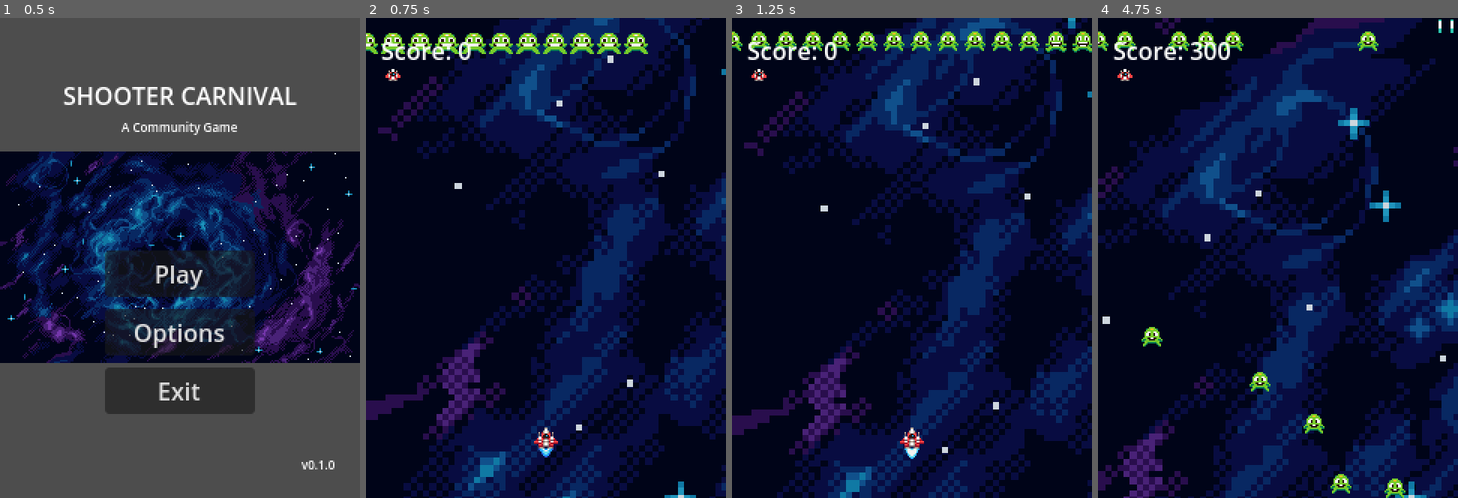
Above: before the commit, frames 1-4 (left to right).
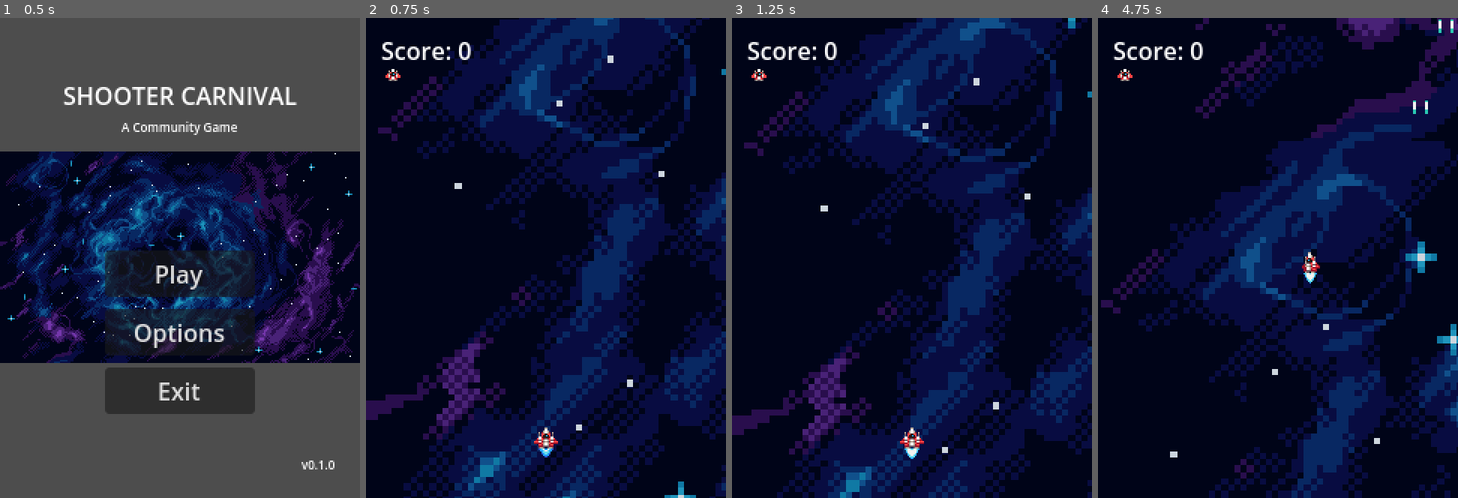
Above: after the commit, the same moments.

Repository: HouZenKai/ShooterCarnival
Game: Godot game, scene res://scenes/ui/main_menu.tscn
Same seed, same stepped clock (60 frames per second), same inputs: the game is played once before the commit and once after it.
Inputs:
- Up to frame 1 (0.5 s): no input
- Up to frame 2 (0.75 s): click "Play" at 0.5 s
- Up to frame 3 (1.25 s): no input
- Up to frame 4 (4.75 s): hold D (move_right) 1.28-2.03 s; tap Space (shoot) every 0.75 s from 1.35 to 4.35 s; hold S (move_down) 2.03-2.78 s; hold D (move_right) 2.78-3.53 s; hold W (move_up) 3.53-4.28 s; hold A (move_left) from 4.28 s (still down)

Frame 1 is identical in both runs. In frame 2, 2.1% of the frame differs, in the area x 0-79%, y 3-8%; in frame 3, 2.1%; in frame 4, 59%, in the area x 0-100%, y 0-100%.
Error after the commit: Parse Error: Expected indented block after function declaration. (res://entities/enemies/jumping_enemy/enemy.gd:106)

Commit message:
introduced a message bus to decouple communications between nodes

Diff:
--- /dev/null
+++ b/src/components/messages/message_bus.gd
@@ -0,0 +1,57 @@
+extends Resource
+class_name MessageBus
+## A message bus for decoupled communication between components.[br]
+## See script source for usage documentation.
+
+# To receive a message (through a signal subscription):
+#
+# func _ready():
+#    MessageBus.subscribe(MessageType.ENEMY_DIED).connect(your_signal_handler)
+#
+# Your signal handler should have the signature:
+#
+# func your_signal_handler(payload:MessagePayload.EnemyDeath) -> void:
+#    total_damage += payload.points # i.e.
+#
+# To send a message (through emitting a signal)
+#
+# func send_enemy_died_message() -> void:
+#    var data = MessagePayload.EnemyDeath.new(100)
+#    MessageBus.publish(MessageType.ENEMY_DIED, data)
+
+# private, do not use outside of this script
+# Holds instances of signals to avoild invalid references to Callables
+var _signal_proxy:Dictionary[MessageType, MessageProxy] = {}
+
+
+## Subscribe to a message type and get its signal.[br]
+## @param type The message type to subscribe to.[br]
+## @return The signal associated with the message type.[br]
+func subscribe(type:MessageType) -> Signal:
+   if not _signal_proxy.has(type):
+      print("creating message proxy for type ", type)
+      _signal_proxy[type] = MessageProxy.new()
+
+   return _signal_proxy[type].callback
+
+
+## Publish a message of a given type with the propoer payload.[br]
+## @param type The message type to publish.[br]
+## @param payload The payload associated with the message.[br]
+func publish(type:MessageType, payload:MessagePayload) -> void:
+   print("Trying publish a message of ", type)
+   if _signal_proxy.has(type):
+      print("sending message ", type)
+      _signal_proxy[type].callback.emit(payload)
+
+
+# Add new message types here as needed.
+# Each message type should have a corresponding payload class in MessagePayload.gd.
+## Known message types.[br]
+enum MessageType {
+   ENEMY_DIED = 1, # MessagePayload.EnemyDeath
+}
+
+## Internal class to hold signals for message types.
+class MessageProxy extends RefCounted:
+   signal callback(payload:MessagePayload)
--- /dev/null
+++ b/src/components/messages/message_payload.gd
@@ -0,0 +1,16 @@
+extends RefCounted
+class_name MessagePayload
+
+## Base class for message payloads used in the message bus system.
+##
+## Inherit from this class to create specific message payloads for different message types.
+##
+
+class EnemyDeath extends MessagePayload:
+
+## Payload for when the enemy dies (MessageType.ENEMY_DIED).
+
+   var points:int
+
+   func _init(thePoints:int) -> void:
+      self.points = thePoints
--- a/src/entities/bullets/double_bullet/double_bullet.gd
+++ b/src/entities/bullets/double_bullet/double_bullet.gd
@@ -6,18 +6,20 @@
 	area_entered.connect(_on_area_entered)
 	add_to_group("bullets")
 
+
 func _process(delta: float) -> void:
 	# Move bullet upward
 	position.y -= speed * delta
 
 	# Clean up if bullet goes off-screen (simple bounds check)
-	if position.y < -100:
+	if position.y < -32:
 		queue_free()
+
 
 func _on_area_entered(target: Node2D) -> void:
 
 	if target.is_in_group("enemies"):
-		# Destroy the enemy
+		# remove target from enemies group to prevent multiple hits
+		target.remove_from_group("enemies")
 		target.die()
-		# Remove the bullet
 		queue_free()
--- a/src/entities/enemies/jumping_enemy/enemy.gd
+++ b/src/entities/enemies/jumping_enemy/enemy.gd
@@ -1,7 +1,5 @@
 extends Area2D
 
-## Emitted when the enemy is destroyed. Passes the point value of the enemy.
-signal enemy_destroyed(points: int)
 
 @export var base_speed: int          = 95
 @export var speed_variation_min: int = 5
@@ -21,7 +19,7 @@
 @onready var collision_shape: CollisionShape2D = $CollisionShape2D
 
 func _ready() -> void:
-	half_size = GlobalUtils.get_script().half_size_of_collision_shape($CollisionShape2D)
+	half_size = GlobalUtils.half_size_of_collision_shape($CollisionShape2D)
 	full_size = half_size * 2
 	view_port_size = get_viewport_rect().size
 	standby_time = Timer.new()
@@ -78,34 +76,40 @@
 	if is_dying:
 		return
 
+	# Mark as dying
+	is_dying = true
+	speed = 0
+
+	# Emit signal with points
+	GlobalUtils.CombatBus.publish(
+		MessageBus.MessageType.ENEMY_DIED,
+		MessagePayload.EnemyDeath.new(point_value)
+	)
+
+	# Disable collision
+	collision_shape.set_deferred("disabled", true)
+
 	# Play boom SFX
 	if $AudioStreamPlayer != null:
 		$AudioStreamPlayer.play()
 
-	# Mark as dying
-	is_dying = true
-	speed = 0
-
-	# Disable collision
-	collision_shape.set_deferred("disabled", true)
 
 	# Play explosion animation
 	sprite.visible = false
 	explosion_sprite.visible = true
 	explosion_sprite.play("explode")
-	explosion_sprite.connect("animation_finished", _on_explosion_sprite_animation_finished)
+	await explosion_sprite.animation_finished
+
+	# Remove enemy from scene after explosion animation
+	queue_free()
 
 func _on_explosion_sprite_animation_finished() -> void:
-	# Emit signal with point value before removal
-	enemy_destroyed.emit(point_value)
-	# Remove enemy from scene after explosion animation
-	queue_free()
 
 func _on_area_entered(target: Node2D) -> void:
 	# Player collision handling
 	if target.is_in_group("player"):
-		# Explode the enemy
+		# Enemy dies when hitting player
 		die()
+
 		# Inflict high damage to ensure player "death"
 		target.hit(999999)
-		# Notify player of hit
--- a/src/entities/ships/red_ship/red_ship.gd
+++ b/src/entities/ships/red_ship/red_ship.gd
@@ -11,7 +11,7 @@
 var can_shoot: bool = true
 
 func _ready() -> void:
-	half_size = GlobalUtils.get_script().half_size_of_collision_shape($CollisionShape2D)
+	half_size = GlobalUtils.half_size_of_collision_shape($CollisionShape2D)
 	add_to_group("player")
 
 func _physics_process(delta: float) -> void:
@@ -44,6 +44,7 @@
 	# Handle firing
 	shoot()
 
+## Shoots a projectile when the shoot action is pressed.
 func shoot() -> void:
 
 	if can_shoot and Input.is_action_just_pressed("shoot"):
@@ -51,11 +52,11 @@
 		if $Shoot != null and !$Shoot.is_playing():
 			$Shoot.play()
 		var bullet_instance = bullet_scene.instantiate()
+
 		# It's often better to add bullets to the main scene tree or
 		# to a dedicated bullets node in the main scene
 		# rather than as a child of the player to avoid
 		# transformation issues happening at the player level.
-
 		#TODO: add bullets to a dedicated bullets node
 		get_tree().root.add_child(bullet_instance)
 
@@ -66,8 +67,9 @@
 		bullet_instance.global_position.y = global_position.y - (half_size.y + 1)
 		bullet_instance.scale = Vector2(1, 1)
 
-		print_debug("Fired a bullet from position: ", bullet_instance.global_position, global_position)
+		# print_debug("Fired a bullet from position: ", bullet_instance.global_position, global_position)
 
+## Handles the player taking damage.
 func hit(_damage: int) -> void:
 	health.damage(_damage)
 
@@ -77,6 +79,6 @@
 
 func _on_health_component_died() -> void:
 	# For now, destroy the player on any hit
-	print_debug("Player died!")
+	# print_debug("Player died!")
 	queue_free()
 	can_shoot = false
--- /dev/null
+++ b/src/resources/combat_bus.tres
@@ -0,0 +1,7 @@
+[gd_resource type="Resource" script_class="MessageBus" load_steps=2 format=3 uid="uid://xl71gi7f7c2l"]
+
+[ext_resource type="Script" uid="uid://bw6ny3bfg04nv" path="res://components/messages/message_bus.gd" id="1_224sk"]
+
+[resource]
+script = ExtResource("1_224sk")
+metadata/_custom_type_script = "uid://bw6ny3bfg04nv"
--- a/src/scenes/stages/stage_01.gd
+++ b/src/scenes/stages/stage_01.gd
@@ -14,6 +14,7 @@
 
 
 func _ready() -> void:
+	GlobalUtils.CombatBus.subscribe(GlobalUtils.CombatBus.MessageType.ENEMY_DIED).connect(_on_enemy_destroyed)
 	_spawn_initial_enemies_async()
 
 
@@ -27,16 +28,16 @@
 		x_position += 18
 		add_child(enemy_instance)
 		# Connect the enemy's destroyed signal to our score handler
-		enemy_instance.enemy_destroyed.connect(_on_enemy_destroyed)
+		#enemy_instance.enemy_destroyed.connect(_on_enemy_destroyed)
 		# Spread spawning across multiple frames to prevent stuttering
 		await get_tree().process_frame
 
 
 ## Called when an enemy is destroyed. Adds points to the score.
 ## @param points: The point value of the destroyed enemy.
-func _on_enemy_destroyed(points: int) -> void:
+func _on_enemy_destroyed(enemy: MessagePayload.EnemyDeath) -> void:
 	if hud and is_instance_valid(hud):
-		hud.add_score(points)
+		hud.add_score(enemy.points)
 
 
 ## Returns the player node for external access (e.g., parallax tracking in main scene).
--- a/src/scripts/global_utils.gd
+++ b/src/scripts/global_utils.gd
@@ -1,6 +1,8 @@
 extends Node
 
-static func half_size_of_collision_shape(collision_shape: CollisionShape2D) -> Vector2:
+var CombatBus = preload("res://resources/combat_bus.tres")
+
+func half_size_of_collision_shape(collision_shape: CollisionShape2D) -> Vector2:
 
 	assert(collision_shape != null, "A collisionShape2D is required")
 	assert(collision_shape.shape != null, "The CollisionShape2D requires a shape")
Not shown, added: src/components/messages/message_bus.gd.uid
Not shown, added: src/components/messages/message_payload.gd.uid
